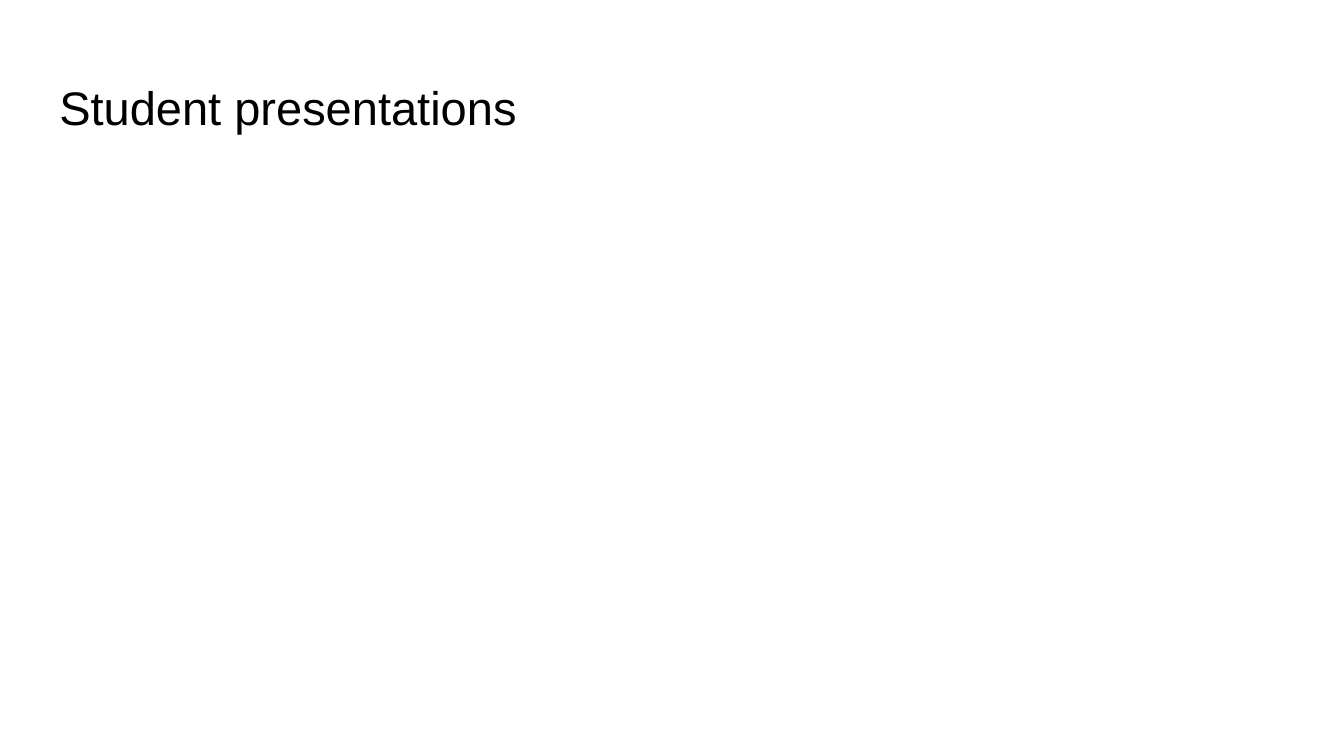
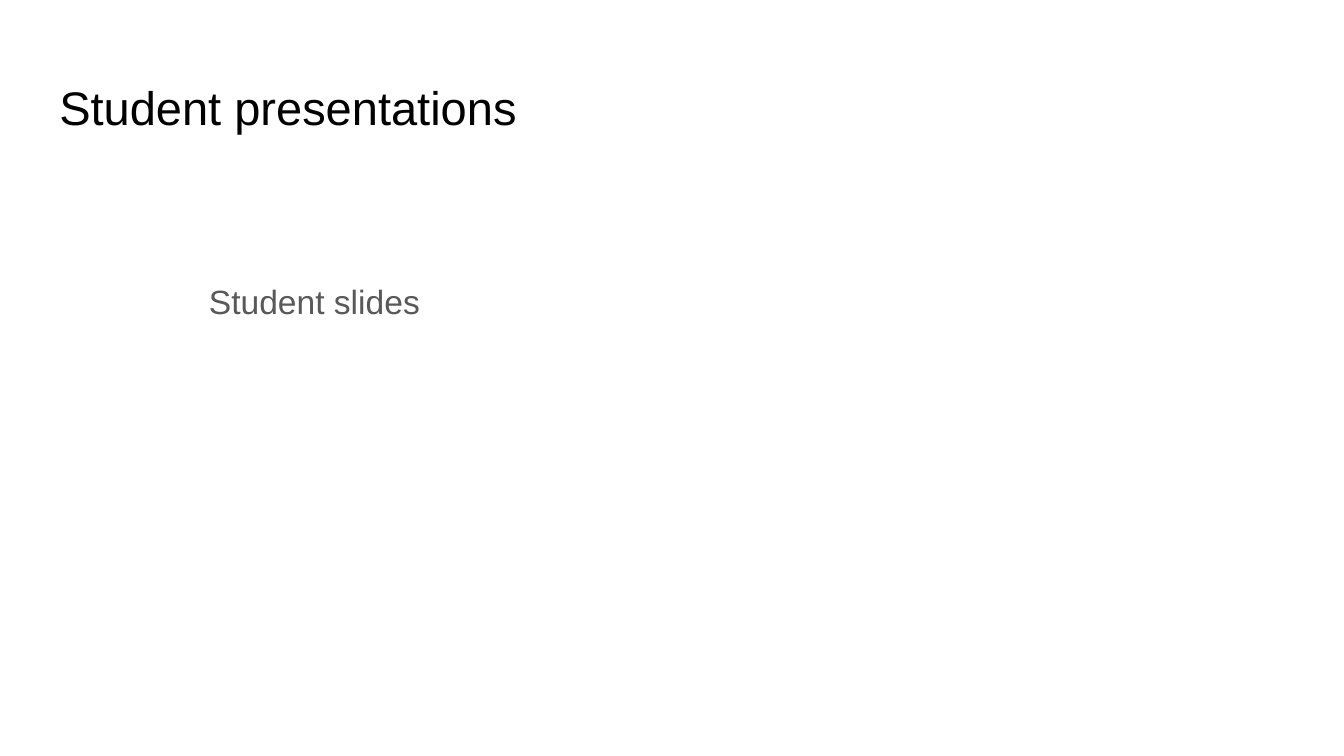
Before and after one commit to bmaitner/Community_ecology_course, a slide deck: slide 2 of lectures/Lecture_18_Community_assembly_IV.pptx. Drawn at 1344x756 pixels with LibreOffice and Linux fonts; fonts in the diff are those of the drawing. Boxes give left, top, right and bottom in pixels: in the first picture for what was removed or moved away, otherwise in the second. Text is boxed around its words. In the diff, an @@ line names an element or a change of style, - is before the commit and + after.

Commit message:
lectures and proj 3

```diff
--- a/lectures/Lecture_18_Community_assembly_IV.pptx
+++ b/lectures/Lecture_18_Community_assembly_IV.pptx
@@ text added at [209, 289, 420, 315], 18 pt, text #595959 @@
+Student slides
```
Also in this commit, not shown: 4 other files.
